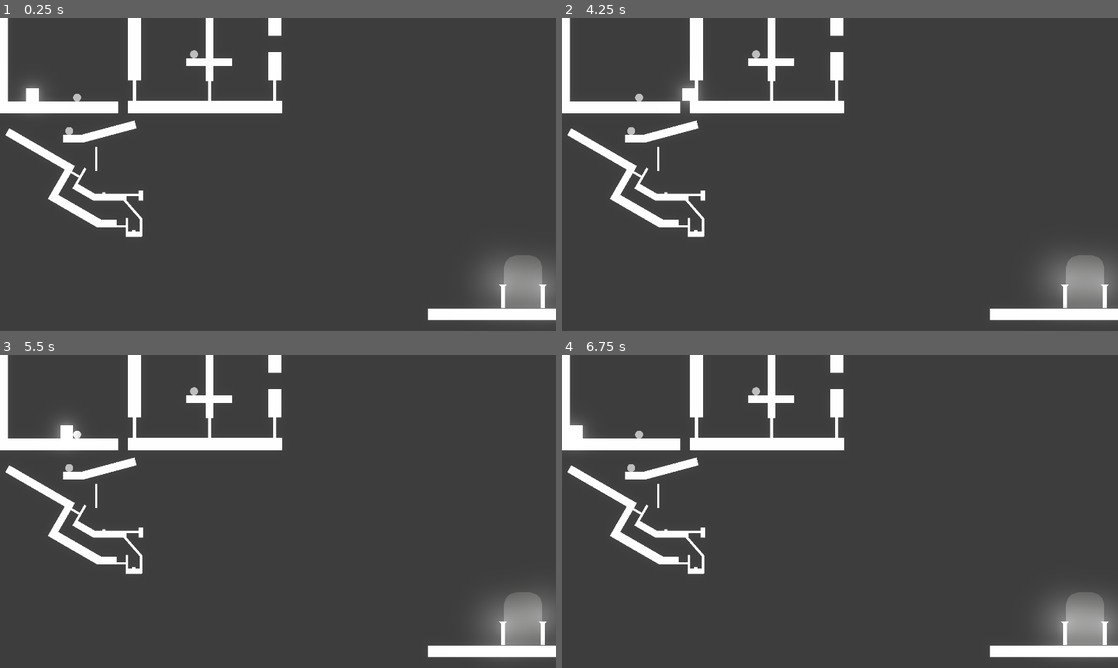
Above: before the commit, frames 1-4 (two rows, left to right).
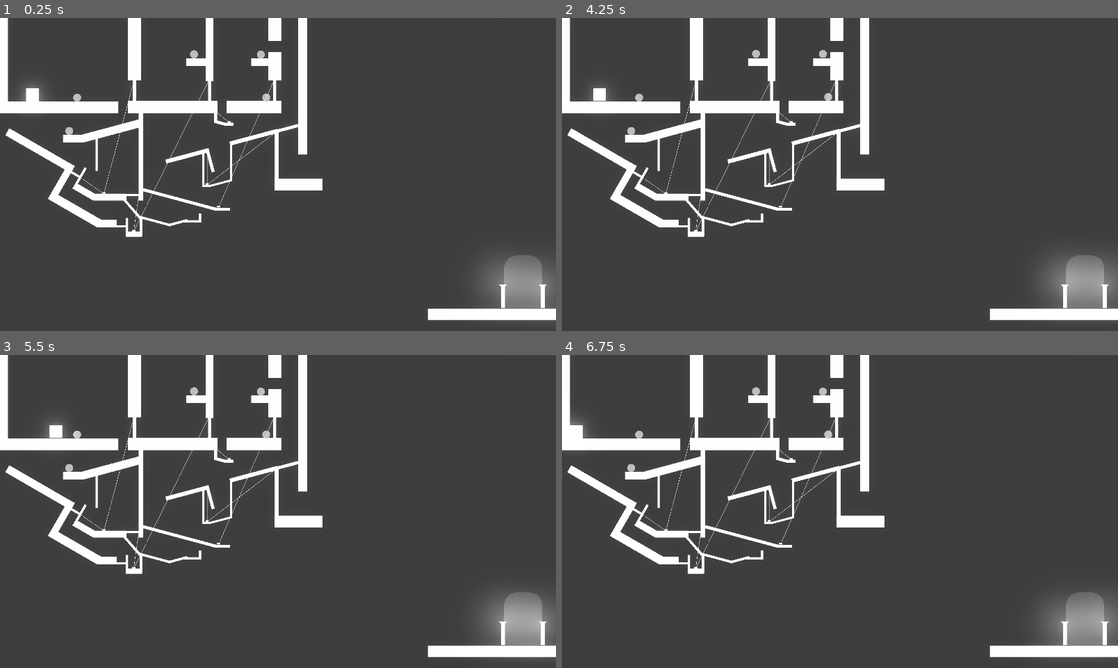
Above: after the commit, the same moments.

Repository: tiaoye123/shadow
Game: Godot game, scene res://scenes/关卡白盒.tscn
Same seed, same stepped clock (60 frames per second), same inputs: the game is played once before the commit and once after it. The project has no main scene, so this scene is started directly.
Inputs (mouse positions are in pixels of both pictures, inside the frame that each line leads up to):
- Up to frame 1 (0.25 s): no input
- Up to frame 2 (4.25 s): tap Enter at 0.5, 2.75 s; move the mouse to (962, 158) at 0.52 s; hold D (right) 0.53-2.03 s; right-click (962, 158) at 0.6 s; tap W (jump) at 0.77, 1.52, 3.02, 3.77 s; move the mouse to (728, 190) at 1.27 s; right-click (728, 190) at 1.35 s; tap Space at 2 s; move the mouse to (895, 105) at 2.02 s; hold A (left) 2.03-2.78 s; tap F (pick) at 2.1 s; right-click (895, 105) at 2.3 s; move the mouse to (812, 237) at 2.77 s; hold D (right) from 2.78 s (still down); click (812, 237) at 2.85 s; right-click (812, 237) at 3.05 s; move the mouse to (1006, 221) at 3.52 s; right-click (1006, 221) at 3.6 s; tap Q (reload, bound only after the commit) at 4.15 s
- Up to frame 3 (5.5 s): move the mouse to (111, 464) at 4.27 s; release D (right) at 4.28 s; hold A (left) 4.28-5.03 s; right-click (111, 464) at 4.35 s; tap W (jump) at 4.52 s; move the mouse to (305, 511) at 5.02 s; hold D (right) from 5.03 s (still down); tap F (pick) at 5.1 s; right-click (305, 511) at 5.3 s
- Up to frame 4 (6.75 s): move the mouse to (756, 433) at 5.77 s; release D (right) at 5.78 s; hold A (left) from 5.78 s (still down); click (756, 433) at 5.85 s; tap W (jump) at 6.02 s; right-click (756, 433) at 6.05 s; move the mouse to (962, 495) at 6.52 s; right-click (962, 495) at 6.6 s

The runs differ from the first frame. In frame 1, 2.7% of the frame differs, in the area x 14-58%, y 0-68%; in frame 2, 3.1%, in the area x 5-58%, y 0-68%; in frame 3, 3.0%; in frame 4, 2.7%.

Commit message:
完成了关卡白盒的第三部分

Diff:
--- a/project.godot
+++ b/project.godot
@@ -61,6 +61,11 @@
 "events": [Object(InputEventKey,"resource_local_to_scene":false,"resource_name":"","device":-1,"window_id":0,"alt_press …(192 unchanged characters)…
 ]
 }
+reload={
+"deadzone": 0.2,
+"events": [Object(InputEventKey,"resource_local_to_scene":false,"resource_name":"","device":-1,"window_id":0,"alt_pressed":false,"shift_pressed":false,"ctrl_pressed":false,"meta_pressed":false,"pressed":false,"keycode":0,"physical_keycode":81,"key_label":0,"unicode":113,"location":0,"echo":false,"script":null)
+]
+}
 
 [rendering]
 
--- a/scenes/关卡白盒.tscn
+++ b/scenes/关卡白盒.tscn
@@ -1,5 +1,6 @@
 [gd_scene format=3 uid="uid://dptsft2j3w2ns"]
 
+[ext_resource type="Script" uid="uid://dearahj81iyhg" path="res://script/关卡白盒.gd" id="1_2txsg"]
 [ext_resource type="PackedScene" uid="uid://1nefrf4dklsj" path="res://scenes/Player.tscn" id="1_qs82n"]
 [ext_resource type="PackedScene" uid="uid://du1prpvc213ui" path="res://scenes/ground.tscn" id="2_dknf8"]
 [ext_resource type="PackedScene" uid="uid://ba7wmhgirsrr6" path="res://scenes/火光.tscn" id="3_epj6p"]
@@ -14,18 +15,19 @@
 glow_hdr_scale = 1.0
 
 [node name="关卡白盒" type="Node" unique_id=1724823283]
+script = ExtResource("1_2txsg")
 
 [node name="WorldEnvironment" type="WorldEnvironment" parent="." unique_id=2082601752]
 environment = SubResource("Environment_wvhbo")
 
 [node name="示例用light" parent="." unique_id=1698239647 node_paths=PackedStringArray("follow_one") instance=ExtResource("3_epj6p")]
 visible = false
-position = Vector2(96.72554, 58.47982)
+position = Vector2(129.40938, 127.79543)
 texture_scale = 0.55
 follow_one = NodePath("../可交互物品/石头/stone")
 
 [node name="背景" type="Polygon2D" parent="." unique_id=1196559667]
-position = Vector2(26.542984, 18.27208)
+position = Vector2(33.76301, 19.13021)
 color = Color(0.24477637, 0.2447764, 0.24477637, 1)
 polygon = PackedVector2Array(-33, -16, 446, -13, 423, 262, -64, 258, -196.73035, -5.0677643)
 uv = PackedVector2Array(-33, -16, 446, -13, 423, 262, -64, 258, -196.73035, -5.0677643)
@@ -42,15 +44,32 @@
 polygon = PackedVector2Array(-38, -8, -38, 8, 2.0483246, 8, 43, 8, 43, -8)
 
 [node name="ground3" parent="平台组" unique_id=981728504 instance=ExtResource("2_dknf8")]
-position = Vector2(136.33783, 60.74062)
-rotation = 1.5707964
-scale = Vector2(0.093929574, 6.0550184)
+position = Vector2(115.98657, 60.74062)
+rotation = 1.5707964
+scale = Vector2(0.093929574, 3.5111113)
 polygon = PackedVector2Array(-38, -8, -38, 8, 43, 8, 43.000015, -0.044906616, 43, -8)
 
+[node name="ground31" parent="平台组" unique_id=460145761 instance=ExtResource("2_dknf8")]
+position = Vector2(166.9699, 60.74062)
+rotation = 1.5707964
+scale = Vector2(0.093929574, 2.1415536)
+polygon = PackedVector2Array(-38, -8, -38, 8, 43, 8, 43.000015, -0.044906616, 43, -8)
+
+[node name="ground44" parent="平台组" unique_id=586950385 instance=ExtResource("2_dknf8")]
+position = Vector2(194.99791, 109.196)
+rotation = 1.5707964
+scale = Vector2(0.093929574, 1.883996)
+polygon = PackedVector2Array(-38, -8, -38, 8, 43, 8, 43.000015, -0.044906616, 43, -8)
+
 [node name="ground11" parent="平台组" unique_id=1647528695 instance=ExtResource("2_dknf8")]
-position = Vector2(138.84738, 32.7937)
-rotation = 1.5707964
-scale = Vector2(-0.057645828, 1.8004142)
+position = Vector2(132.59644, 32.7937)
+rotation = 1.5707964
+scale = Vector2(-0.057645828, 1.0190456)
+
+[node name="ground34" parent="平台组" unique_id=1806468099 instance=ExtResource("2_dknf8")]
+position = Vector2(173.54227, 32.7937)
+rotation = 1.5707964
+scale = Vector2(-0.057645828, 1.0190456)
 
 [node name="ground25" parent="平台组" unique_id=126197930 instance=ExtResource("2_dknf8")]
 position = Vector2(139.24765, 19.673943)
@@ -70,10 +89,14 @@
 polygon = PackedVector2Array(-38, -8, -38, 8, 43, 8, 43.000015, -0.044906616, 43, -8)
 
 [node name="ground24" parent="平台组" unique_id=174236955 instance=ExtResource("2_dknf8")]
-position = Vector2(180, 0.71309376)
-rotation = 1.5707964
-scale = Vector2(0.35818282, 0.51279026)
-polygon = PackedVector2Array(-38, -8, -38, 8, 43, 8, 43.000015, -0.044906616, 43, -8)
+position = Vector2(180, 2.2455637)
+rotation = 1.5707964
+scale = Vector2(0.398511, 0.51279026)
+
+[node name="ground30" parent="平台组" unique_id=166236188 instance=ExtResource("2_dknf8")]
+position = Vector2(197.60936, 35.56292)
+rotation = 1.5707964
+scale = Vector2(1.2817457, 0.35877362)
 
 [node name="ground5" parent="平台组" unique_id=1007552391 instance=ExtResource("2_dknf8")]
 position = Vector2(9, 24.999998)
@@ -81,9 +104,9 @@
 scale = Vector2(0.9251068, 0.44820508)
 
 [node name="ground4" parent="平台组" unique_id=320904083 instance=ExtResource("2_dknf8")]
-position = Vector2(77, 76)
+position = Vector2(79.165794, 75.41968)
 rotation = 2.8797934
-scale = Vector2(0.42739755, 0.31477106)
+scale = Vector2(0.47954166, 0.31477106)
 
 [node name="ground7" parent="平台组" unique_id=1431014988 instance=ExtResource("2_dknf8")]
 position = Vector2(54.117283, 80.655)
@@ -132,15 +155,90 @@
 rotation = 3.1415927
 scale = Vector2(0.26004437, 0.2656265)
 
+[node name="ground32" parent="平台组" unique_id=1467150025 instance=ExtResource("2_dknf8")]
+position = Vector2(167.87111, 79.5958)
+rotation = 2.8797934
+scale = Vector2(0.3848134, 0.16233276)
+
+[node name="ground43" parent="平台组" unique_id=1081200491 instance=ExtResource("2_dknf8")]
+position = Vector2(181.27248, 91.75997)
+rotation = 4.712389
+scale = Vector2(0.3898042, 0.16233276)
+
+[node name="ground39" parent="平台组" unique_id=1314310211 instance=ExtResource("2_dknf8")]
+position = Vector2(145.95827, 70.869644)
+rotation = 3.403392
+scale = Vector2(0.09207353, 0.11987448)
+
+[node name="ground40" parent="平台组" unique_id=1090970172 instance=ExtResource("2_dknf8")]
+position = Vector2(151.75371, 71.7472)
+rotation = 3.1415927
+scale = Vector2(0.06301888, 0.11987448)
+
+[node name="ground33" parent="平台组" unique_id=2124762435 instance=ExtResource("2_dknf8")]
+position = Vector2(126.127, 91.29405)
+rotation = 2.8797934
+scale = Vector2(0.346116, 0.16233276)
+
+[node name="ground35" parent="平台组" unique_id=128011489 instance=ExtResource("2_dknf8")]
+position = Vector2(146.60812, 108.47318)
+rotation = 2.8797934
+scale = Vector2(0.17544681, 0.08116638)
+
+[node name="ground37" parent="平台组" unique_id=1425666848 instance=ExtResource("2_dknf8")]
+position = Vector2(137.25786, 110.388725)
+rotation = 3.1415927
+scale = Vector2(0.059857905, 0.08116638)
+
+[node name="ground38" parent="平台组" unique_id=1370244421 instance=ExtResource("2_dknf8")]
+position = Vector2(152.71652, 94.43887)
+rotation = 1.5707964
+scale = Vector2(0.29934397, 0.08116638)
+polygon = PackedVector2Array(-38, -8, -38, 8, 43, 8, 43, -8, -28.889069, -8)
+
+[node name="ground36" parent="平台组" unique_id=405333578 instance=ExtResource("2_dknf8")]
+position = Vector2(135.31653, 101.10951)
+rotation = 4.712389
+scale = Vector2(0.26031837, 0.08116638)
+
 [node name="ground15" parent="平台组" unique_id=103991651 instance=ExtResource("2_dknf8")]
-position = Vector2(96.14316, 116.38388)
-rotation = 3.1415927
-scale = Vector2(0.03774621, 0.3995171)
+position = Vector2(96.14316, 91.62831)
+rotation = 3.1415927
+scale = Vector2(0.03774621, 3.4939628)
+
+[node name="ground41" parent="平台组" unique_id=311544264 instance=ExtResource("2_dknf8")]
+position = Vector2(119.26539, 118.54039)
+rotation = 1.8325958
+scale = Vector2(0.024334868, 3.1137192)
+
+[node name="ground42" parent="平台组" unique_id=1288630297 instance=ExtResource("2_dknf8")]
+position = Vector2(147.40005, 124.96993)
+rotation = 1.5707964
+scale = Vector2(0.024334868, 0.5767973)
 
 [node name="ground16" parent="平台组" unique_id=1962990692 instance=ExtResource("2_dknf8")]
 position = Vector2(89.613396, 123.58201)
 rotation = 2.4213638
 scale = Vector2(0.019229779, 1.2698723)
+
+[node name="ground26" parent="平台组" unique_id=579969647 instance=ExtResource("2_dknf8")]
+position = Vector2(104.21293, 132.22427)
+rotation = 1.8325958
+scale = Vector2(0.019229779, 1.2698723)
+
+[node name="ground27" parent="平台组" unique_id=556923857 instance=ExtResource("2_dknf8")]
+position = Vector2(119.398346, 133.38638)
+rotation = 1.3089969
+scale = Vector2(0.019229779, 0.759467)
+
+[node name="ground28" parent="平台组" unique_id=1038289487 instance=ExtResource("2_dknf8")]
+position = Vector2(127.71491, 132.53748)
+rotation = 1.5707964
+scale = Vector2(0.019229779, 0.6585106)
+
+[node name="ground29" parent="平台组" unique_id=320534836 instance=ExtResource("2_dknf8")]
+position = Vector2(133.17694, 130.58162)
+scale = Vector2(0.019229779, 0.34827372)
 
 [node name="ground22" parent="平台组" unique_id=498488018 instance=ExtResource("2_dknf8")]
 position = Vector2(96.074036, 136.37622)
@@ -154,14 +252,14 @@
 polygon = PackedVector2Array(-38, -8, -38, 8, 43, 8, 43, -8, 37.191376, -8)
 
 [node name="ground10" parent="平台组" unique_id=911280292 instance=ExtResource("2_dknf8")]
-position = Vector2(57.676918, 105.42763)
+position = Vector2(57.772118, 105.26273)
 rotation = 2.0943952
-scale = Vector2(0.18644942, 0.09645368)
+scale = Vector2(0.19087736, 0.09645368)
 
 [node name="ground12" parent="平台组" unique_id=1135509178 instance=ExtResource("2_dknf8")]
-position = Vector2(68, 92.99999)
-rotation = 1.5707964
-scale = Vector2(0.18397048, 0.089107275)
+position = Vector2(68.200005, 90.04632)
+rotation = 1.5707964
+scale = Vector2(0.2526606, 0.089107275)
 
 [node name="ground2" parent="平台组" unique_id=1522934929 instance=ExtResource("2_dknf8")]
 position = Vector2(320.00003, 191)
@@ -244,9 +342,27 @@
 texture_scale = 0.55
 follow_one = NodePath("../stone3")
 
+[node name="stone4" parent="可交互物品/石头" unique_id=991686434 node_paths=PackedStringArray("light") instance=ExtResource("4_kovhf")]
+position = Vector2(171.36206, 26.978687)
+light = NodePath("../火光_stone4")
+
+[node name="火光_stone4" parent="可交互物品/石头" unique_id=527947062 node_paths=PackedStringArray("follow_one") instance=ExtResource("3_epj6p")]
+visible = false
+texture_scale = 0.55
+follow_one = NodePath("../stone4")
+
+[node name="stone5" parent="可交互物品/石头" unique_id=189093107 node_paths=PackedStringArray("light") instance=ExtResource("4_kovhf")]
+position = Vector2(174.70673, 53.99623)
+light = NodePath("../火光_stone5")
+
+[node name="火光_stone5" parent="可交互物品/石头" unique_id=1320342851 node_paths=PackedStringArray("follow_one") instance=ExtResource("3_epj6p")]
+visible = false
+texture_scale = 0.55
+follow_one = NodePath("../stone5")
+
 [node name="机关" type="Node" parent="." unique_id=1783499836]
 
-[node name="旋转门-按钮组01" type="Node" parent="机关" unique_id=176263510]
+[node name="旋转门-按钮组01" type="Node2D" parent="机关" unique_id=1673085562]
 
 [node name="旋转门" parent="机关/旋转门-按钮组01" unique_id=179682687 node_paths=PackedStringArray("button") instance=ExtResource("5_2txsg")]
 self_modulate = Color(1.8247963, 1.8247963, 1.8247963, 1)
@@ -255,17 +371,17 @@
 
 [node name="旋转门2" parent="机关/旋转门-按钮组01" unique_id=1526885867 node_paths=PackedStringArray("button") instance=ExtResource("5_2txsg")]
 position = Vector2(57.999996, 104.99999)
-rotation = -4.1887903
+rotation = 2.094395
 scale = Vector2(0.73162854, 0.62764984)
 button = NodePath("../按钮")
 
 [node name="按钮" parent="机关/旋转门-按钮组01" unique_id=1019359368 instance=ExtResource("6_1wdii")]
 position = Vector2(72.785, 115.375)
 
-[node name="旋转门-按钮组02" type="Node" parent="机关" unique_id=1055845633]
+[node name="旋转门-按钮组02" type="Node2D" parent="机关" unique_id=1127767546]
 
 [node name="旋转门" parent="机关/旋转门-按钮组02" unique_id=2094917414 node_paths=PackedStringArray("button") instance=ExtResource("5_2txsg")]
-position = Vector2(94.789246, 116.06832)
+position = Vector2(94.789246, 116.15132)
 rotation = 1.5707964
 scale = Vector2(0.75, 0.542)
 angel = -180.0
@@ -278,10 +394,39 @@
 [node name="按钮" parent="机关/旋转门-按钮组02" unique_id=1896414764 instance=ExtResource("6_1wdii")]
 position = Vector2(91.511826, 138.96693)
 
-[node name="旋转门-按钮组03" type="Node" parent="机关" unique_id=338082745]
-
-[node name="旋转门" parent="机关/旋转门-按钮组03" unique_id=167483346 instance=ExtResource("5_2txsg")]
+[node name="旋转门-按钮组03" type="Node2D" parent="机关" unique_id=529638944]
+
+[node name="旋转门" parent="机关/旋转门-按钮组03" unique_id=167483346 node_paths=PackedStringArray("button") instance=ExtResource("5_2txsg")]
 position = Vector2(180.06175, 43.105927)
+button = NodePath("../按钮")
+
+[node name="按钮" parent="机关/旋转门-按钮组03" unique_id=969300796 instance=ExtResource("6_1wdii")]
+position = Vector2(144.75128, 123.987076)
+
+[node name="旋转门-按钮组04" type="Node2D" parent="机关" unique_id=2009914256]
+
+[node name="旋转门2" parent="机关/旋转门-按钮组04" unique_id=1206376877 node_paths=PackedStringArray("button") instance=ExtResource("5_2txsg")]
+position = Vector2(181.5202, 76.03879)
+rotation = -1.8325956
+button = NodePath("../按钮")
+
+[node name="旋转门3" parent="机关/旋转门-按钮组04" unique_id=1494416861 node_paths=PackedStringArray("button") instance=ExtResource("5_2txsg")]
+position = Vector2(137.83392, 88.17386)
+rotation = -0.2617992
+button = NodePath("../按钮")
+
+[node name="按钮" parent="机关/旋转门-按钮组04" unique_id=1588558548 instance=ExtResource("6_1wdii")]
+position = Vector2(137.59174, 109.785675)
+
+[node name="旋转门-按钮组05" type="Node2D" parent="机关" unique_id=720611091]
+
+[node name="旋转门3" parent="机关/旋转门-按钮组05" unique_id=1122795898 node_paths=PackedStringArray("button") instance=ExtResource("5_2txsg")]
+position = Vector2(142.9539, 63.60047)
+scale = Vector2(1.04, 0.515)
+button = NodePath("../按钮")
+
+[node name="按钮" parent="机关/旋转门-按钮组05" unique_id=1158215089 instance=ExtResource("6_1wdii")]
+position = Vector2(151.64093, 70.836075)
 
 [node name="Camera2D" type="Camera2D" parent="." unique_id=1289982537]
 position = Vector2(182.12247, 103.2259)
--- a/scenes/按钮.tscn
+++ b/scenes/按钮.tscn
@@ -4,6 +4,15 @@
 
 [sub_resource type="RectangleShape2D" id="RectangleShape2D_wvhbo"]
 size = Vector2(2, 1.625)
+
+[sub_resource type="Gradient" id="Gradient_clkd5"]
+colors = PackedColorArray(1, 1, 1, 0.3137255, 0, 0, 0, 0)
+
+[sub_resource type="GradientTexture2D" id="GradientTexture2D_ifow5"]
+gradient = SubResource("Gradient_clkd5")
+fill = 2
+fill_from = Vector2(0.508547, 0.52136755)
+fill_to = Vector2(0.7692308, 0.2008547)
 
 [node name="按钮" type="Node2D" unique_id=1019359368]
 script = ExtResource("1_clkd5")
@@ -20,4 +29,9 @@
 position = Vector2(0, -0.1875)
 shape = SubResource("RectangleShape2D_wvhbo")
 
+[node name="PointLight2D" type="PointLight2D" parent="." unique_id=2004756470]
+position = Vector2(-7.450581e-09, -0.6907669)
+scale = Vector2(0.0899806, 0.08952088)
+texture = SubResource("GradientTexture2D_ifow5")
+
 [connection signal="body_entered" from="Area2D" to="." method="_on_area_2d_body_entered"]
--- a/scenes/旋转门.tscn
+++ b/scenes/旋转门.tscn
@@ -6,11 +6,13 @@
 size = Vector2(2, 14)
 
 [sub_resource type="Gradient" id="Gradient_uuw8n"]
-offsets = PackedFloat32Array(0, 0.5676856, 1)
-colors = PackedColorArray(1, 1, 1, 0, 1, 1, 1, 0.12900001, 1, 1, 1, 0)
+colors = PackedColorArray(1, 1, 1, 0.6666667, 0, 0, 0, 0)
 
-[sub_resource type="GradientTexture2D" id="GradientTexture2D_ifow5"]
+[sub_resource type="GradientTexture2D" id="GradientTexture2D_uuw8n"]
 gradient = SubResource("Gradient_uuw8n")
+fill = 2
+fill_from = Vector2(0.4871795, 0.4957265)
+fill_to = Vector2(0.93162394, 0.10683761)
 
 [node name="旋转门" type="Node2D" unique_id=179682687]
 script = ExtResource("1_uuw8n")
@@ -29,8 +31,15 @@
 shape = SubResource("RectangleShape2D_ifow5")
 
 [node name="PointLight2D" type="PointLight2D" parent="." unique_id=1994311170]
-position = Vector2(0, 8)
-scale = Vector2(0.15625, 0.18750001)
+position = Vector2(-1.7881393e-07, 8)
+scale = Vector2(0.23437497, 0.33203122)
 color = Color(1.353256, 1.353256, 1.353256, 1)
 energy = 0.2
-texture = SubResource("GradientTexture2D_ifow5")
+texture = SubResource("GradientTexture2D_uuw8n")
+texture_scale = 0.8
+
+[node name="按钮相连激光" type="Line2D" parent="." unique_id=218053324]
+self_modulate = Color(1.8247963, 1.8247963, 1.8247963, 1)
+top_level = true
+points = PackedVector2Array(-18, -9, 23, -9)
+width = 0.2
--- /dev/null
+++ b/script/关卡白盒.gd
@@ -0,0 +1,8 @@
+extends Node
+
+
+
+
+func _physics_process(delta: float) -> void:
+	if Input.is_action_just_pressed("reload"):
+		get_tree().reload_current_scene()
--- a/script/旋转门.gd
+++ b/script/旋转门.gd
@@ -1,16 +1,20 @@
 extends Node2D
 
 @export var angel : float = -90
-@export var button : Node2D
+@export var button : Node2D #和门联动按钮
+@onready var 按钮相连激光: Line2D = $按钮相连激光
 
 
 func _ready() -> void:
+	#和门联动and连线
 	if button:
 		button.open_door.connect(open)
+		按钮相连激光.set_point_position(0 , global_position)
+		按钮相连激光.set_point_position(1 , button.global_position)
 
 
-
-
+#开门
 func open() -> void:
+	按钮相连激光.queue_free()
 	var roat_tween = get_tree().create_tween()
 	roat_tween.tween_property(self , "rotation" , rotation + deg_to_rad(angel) , 0.4)
Not shown, added: script/关卡白盒.gd.uid
